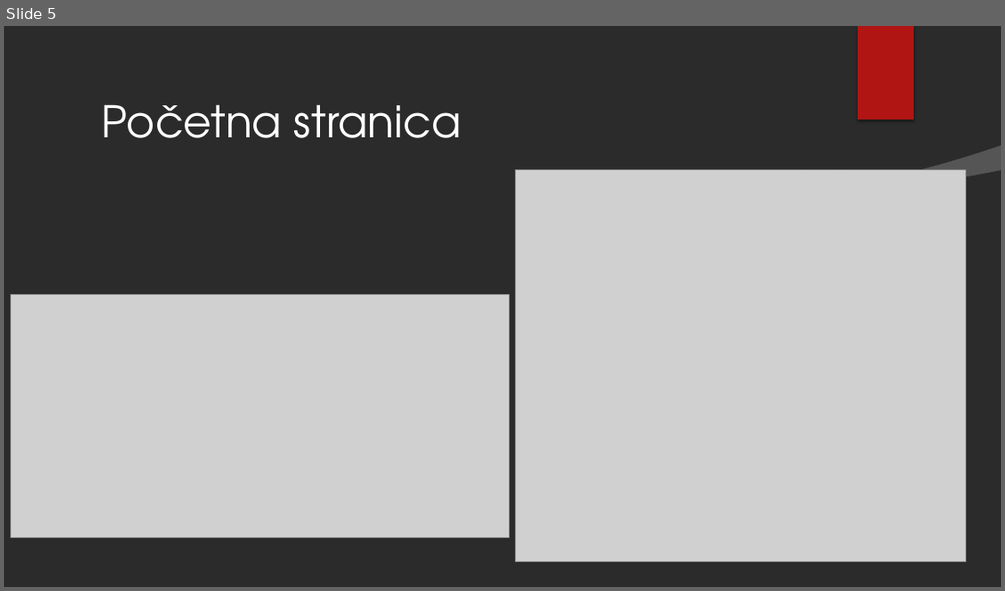
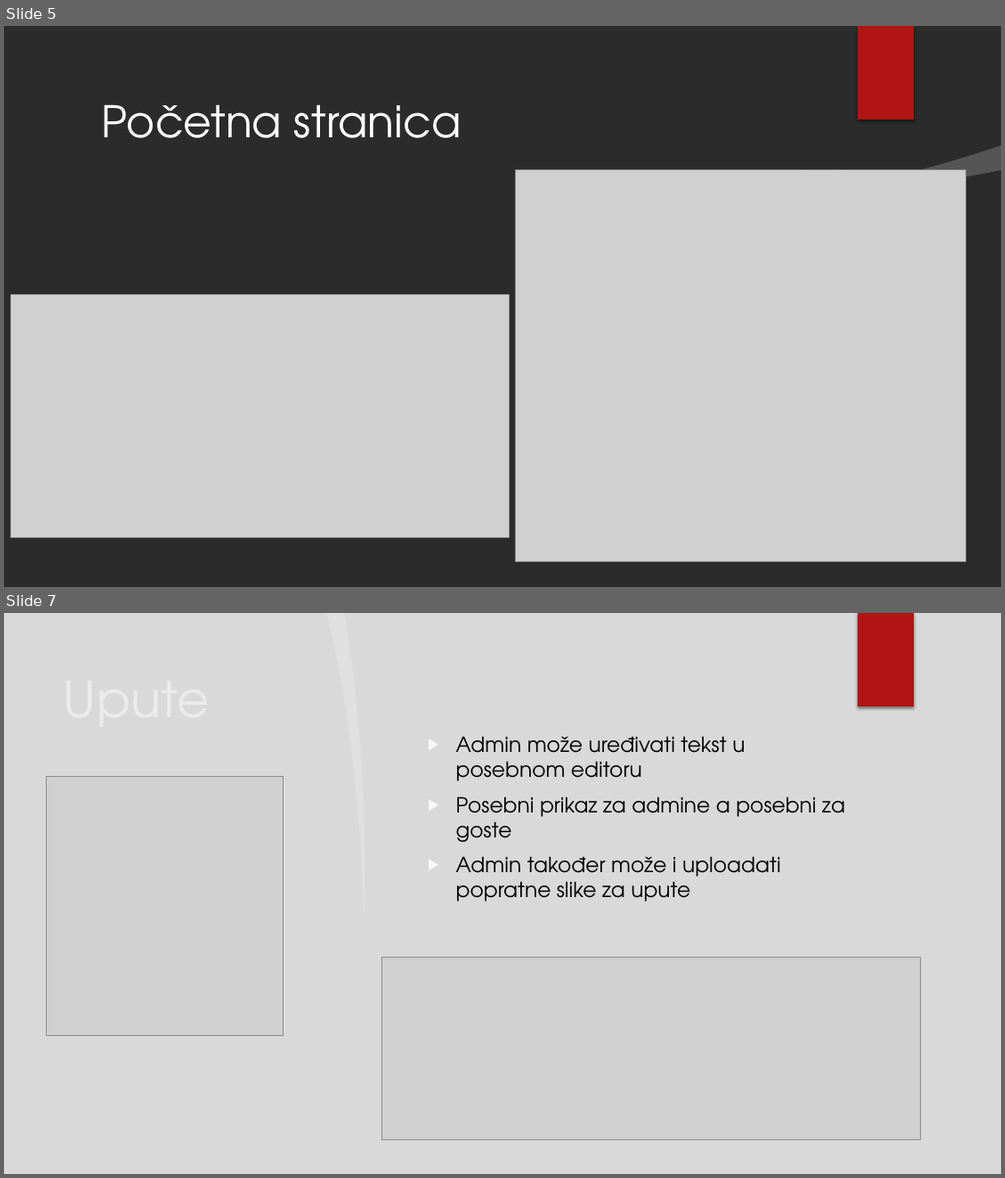
Before and after one commit to NikolaKasnar/Aplikacija-za-demose, a slide deck: Aplikacija za organizaciju demosa za računarske praktikume te.pptx. Shown one above the other, each under a label of ours: slide 5 before the commit, slides 5 and 7 after it; the slides between them are not shown. The pictures are 1005x591 and 1005x1178 pixels, drawn with LibreOffice and Linux fonts; fonts in the diff are those of the drawing; grey boxes stand for pictures; background and template pictures are left out; a plain dark background stands for a picture behind light text. Boxes give left, top, right and bottom in pixels: in the first picture for what was removed or moved away, otherwise in the second. Text is boxed around its words. In the diff, an @@ line names an element or a change of style, - is before the commit and + after.

```diff
--- a/Aplikacija za organizaciju demosa za računarske praktikume te.pptx
+++ b/Aplikacija za organizaciju demosa za računarske praktikume te.pptx
@@ slide 7 added at (4,613,1001,1174), background picture (left out); not listed: 1 template element that a slide beside it also shows @@
@@ freeform shape added at (327,613,372,916), fill #FFFFFF at 20% opacity @@
@@ freeform shape added at (344,613,1001,1174), fill #D9D9D9 @@
@@ rectangle added at (858,613,914,706), fill #B01513 @@
@@ title added at (56,665,310,1122), 48 pt, text #EBEBEB @@
+Upute
@@ text added at (456,736,845,901), 20 pt, text #000000 @@
+▶ Admin može uređivati tekst u posebnom editoru
+▶ Posebni prikaz za admine a posebni za goste
+▶ Admin također može i uploadati popratne slike za upute
@@ picture added at (47,776,283,1036) @@
@@ picture added at (381,957,921,1140) @@
```
Also in this commit, not shown: 8 slides changed, 6 other slides added, 3 slides removed.
